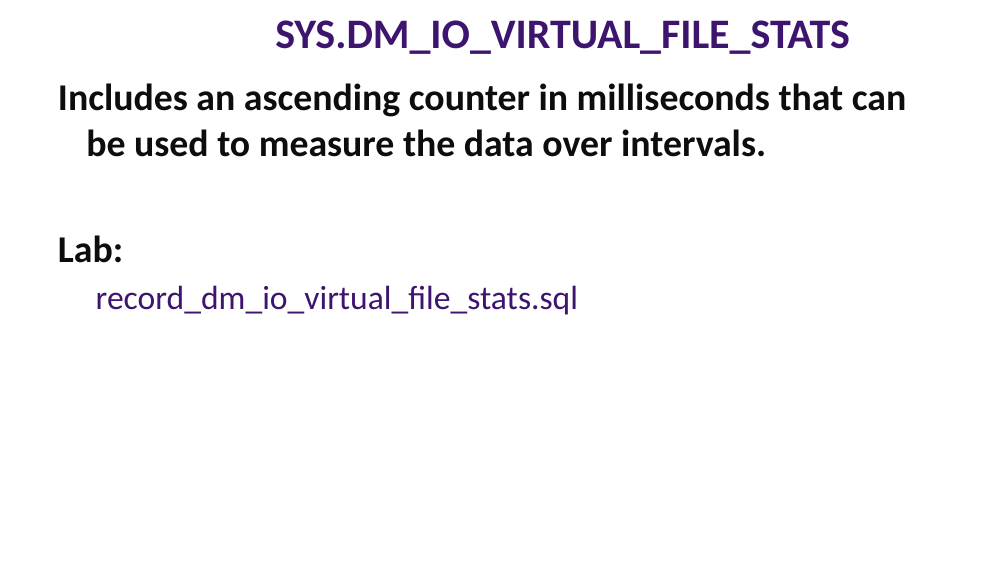
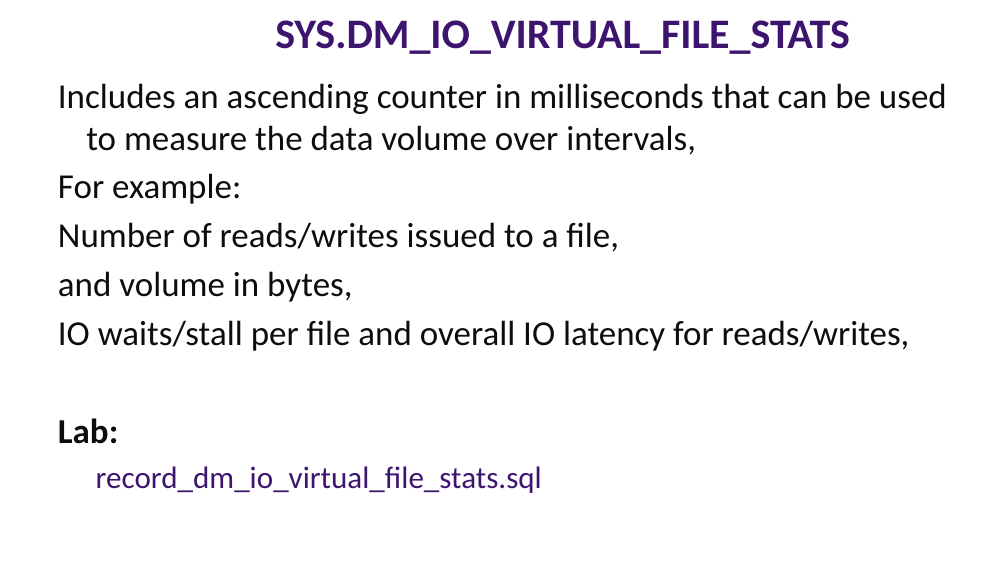
Before and after one commit to williamadba/Public-Presentations, a slide deck: slide 73 of HASSUG/DBA Best Practices with DMVs.pptx (slide 68 before the commit). Drawn at 1008x567 pixels with LibreOffice and Linux fonts; fonts in the diff are those of the drawing; background and template pictures are left out. Boxes give left, top, right and bottom in pixels: in the first picture for what was removed or moved away, otherwise in the second. Text is boxed around its words. In the diff, an @@ line names an element or a change of style, - is before the commit and + after.

Commit message:
updates

```diff
--- a/HASSUG/DBA Best Practices with DMVs.pptx
+++ b/HASSUG/DBA Best Practices with DMVs.pptx
@@ text at bbox=[58, 83, 947, 351]: text changed; size 36 to 33.3 pt; bold off @@
-Includes an ascending counter in milliseconds that can be used to measure the data over intervals.
+Includes an ascending counter in milliseconds that can be used to measure the data volume over intervals,
+For example:
+Number of reads/writes issued to a file,
+and volume in bytes,
+IO waits/stall per file and overall IO latency for reads/writes,
@@ text at bbox=[58, 418, 542, 493]: size 36 to 33.3 pt in "Lab:"; size 32 to 29.6 pt in "record_dm_io_virtual_file_stats.sql" @@
```
Also in this commit, not shown: 16 other slides changed, 7 slides added, 2 slides removed.
